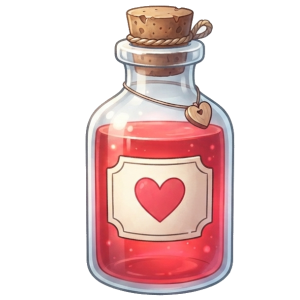
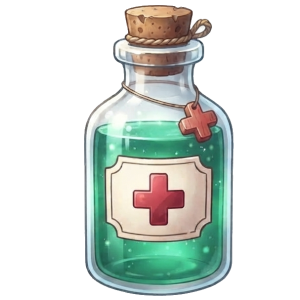
Before/after of a 300x300 layered artwork. What changed in the layer stack:
added layer "Копия Gemini_Generated_Image_yyld3ryyld3ryyld.jpg" above "Potion of Life" over (84, 5, 234, 296)
hid "Potion of Life" over (85, 5, 235, 296)
